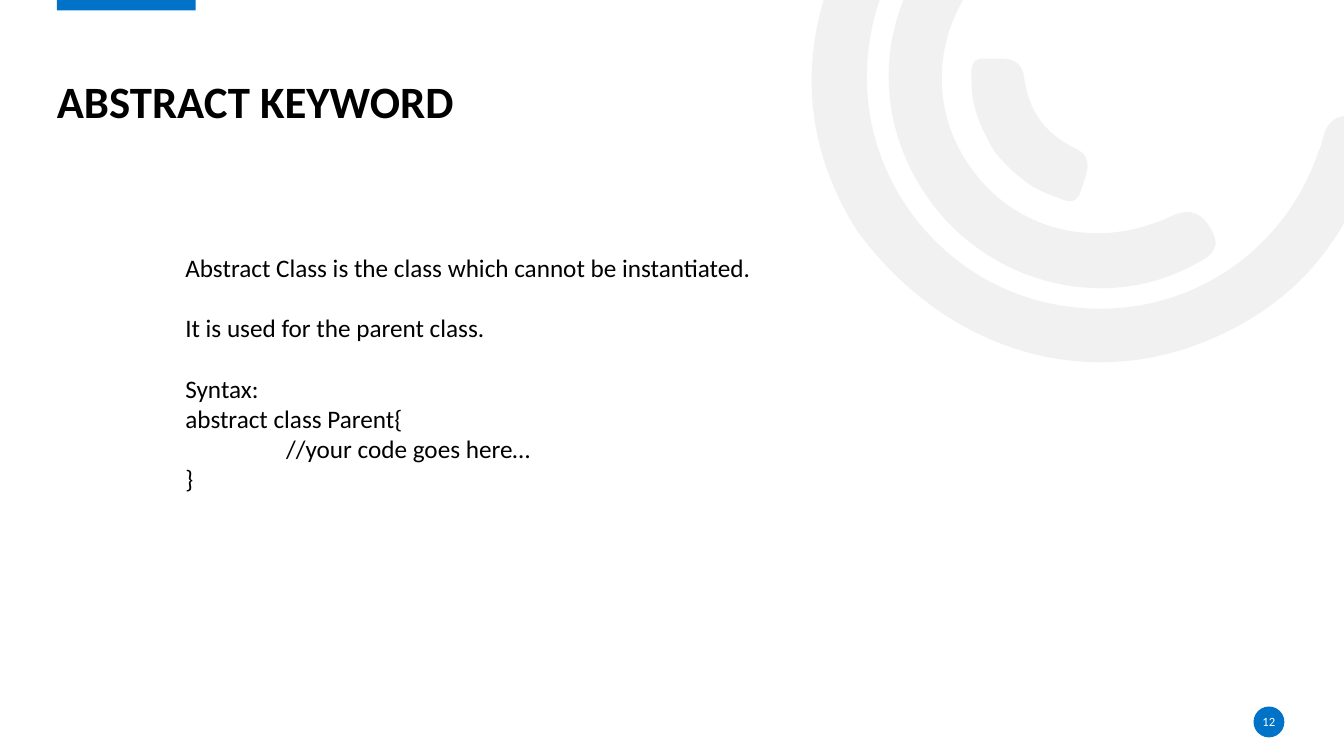
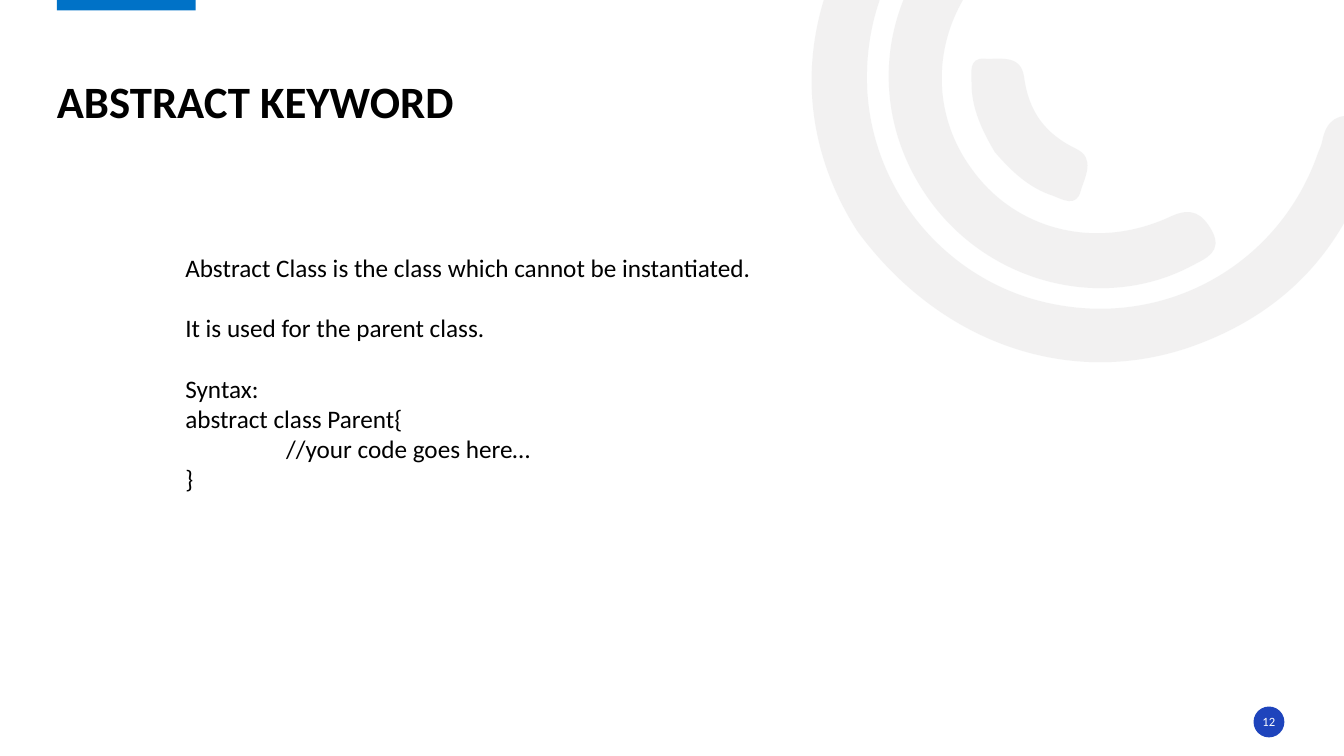
Before and after one commit to Niranjan2054/basic-php-training, a slide deck: slide 12 of Object Oriented Programing.pptx. Drawn at 1344x756 pixels with LibreOffice and Linux fonts; fonts in the diff are those of the drawing; background and template pictures are left out. Boxes give left, top, right and bottom in pixels: in the first picture for what was removed or moved away, otherwise in the second. Text is boxed around its words. In the diff, an @@ line names an element or a change of style, - is before the commit and + after.

```diff
--- a/Object Oriented Programing.pptx
+++ b/Object Oriented Programing.pptx
@@ ellipse at (x1=1254, y1=707, x2=1286, y2=738): fill #0072C7 to #1E44BC @@
```
Also in this commit, not shown: 1 other slide changed, 1 slide added, 7 other files.
